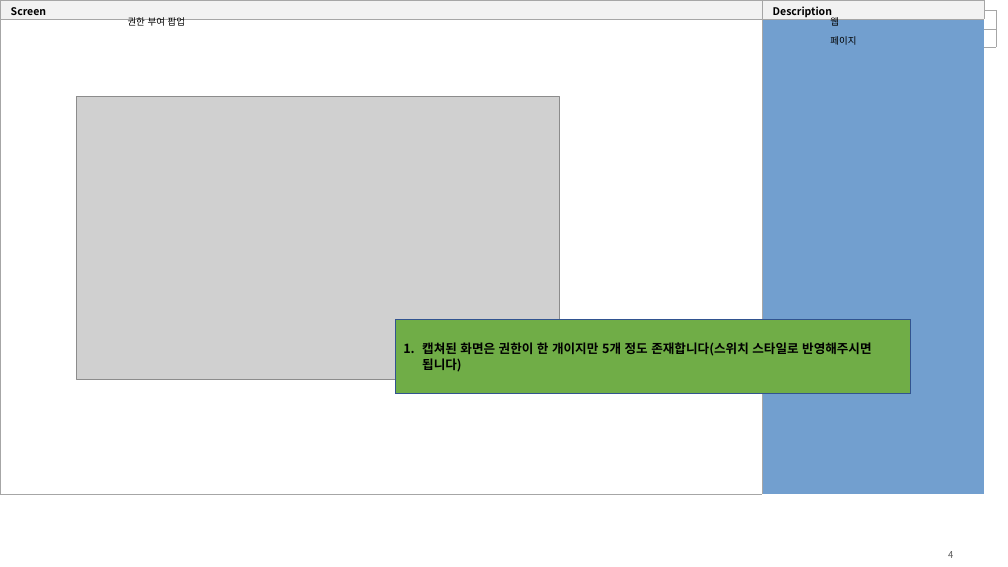
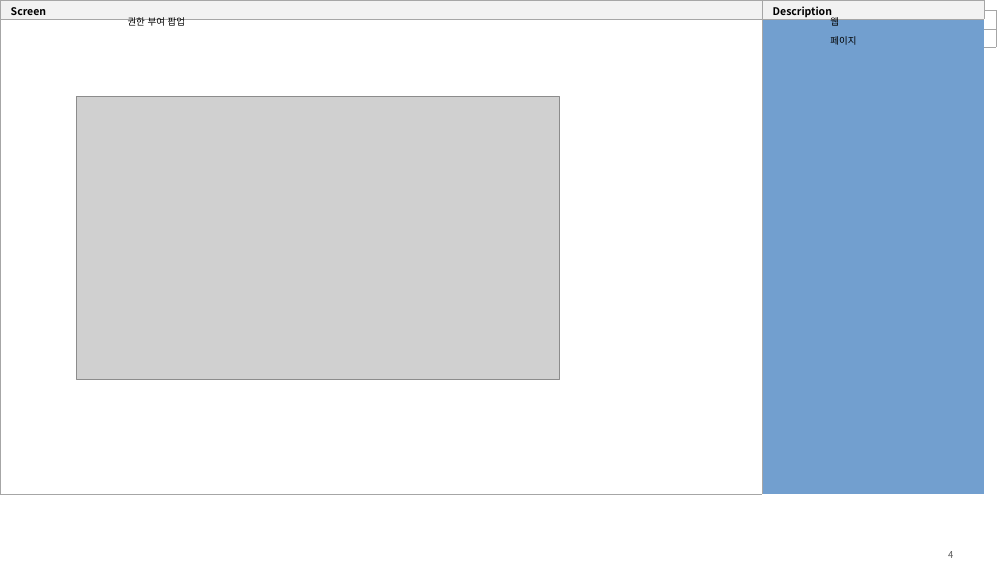
Before and after one commit to yamdeng/ktds-publish, a slide deck: slide 4 of docs/퍼블_모달작업.pptx. Drawn at 1008x567 pixels with LibreOffice and Linux fonts; fonts in the diff are those of the drawing; grey boxes stand for pictures. Boxes give left, top, right and bottom in pixels: in the first picture for what was removed or moved away, otherwise in the second. Text is boxed around its words. In the diff, an @@ line names an element or a change of style, - is before the commit and + after.

```diff
--- a/docs/퍼블_모달작업.pptx
+++ b/docs/퍼블_모달작업.pptx
@@ rectangle removed at (396, 320, 911, 393) @@
-1. 캡쳐된 화면은 권한이 한 개이지만 5개 정도 존재합니다(스위치 스타일로 반영해주시면 됩니다)
```
Also in this commit, not shown: 6 other slides changed, 5 other files.
